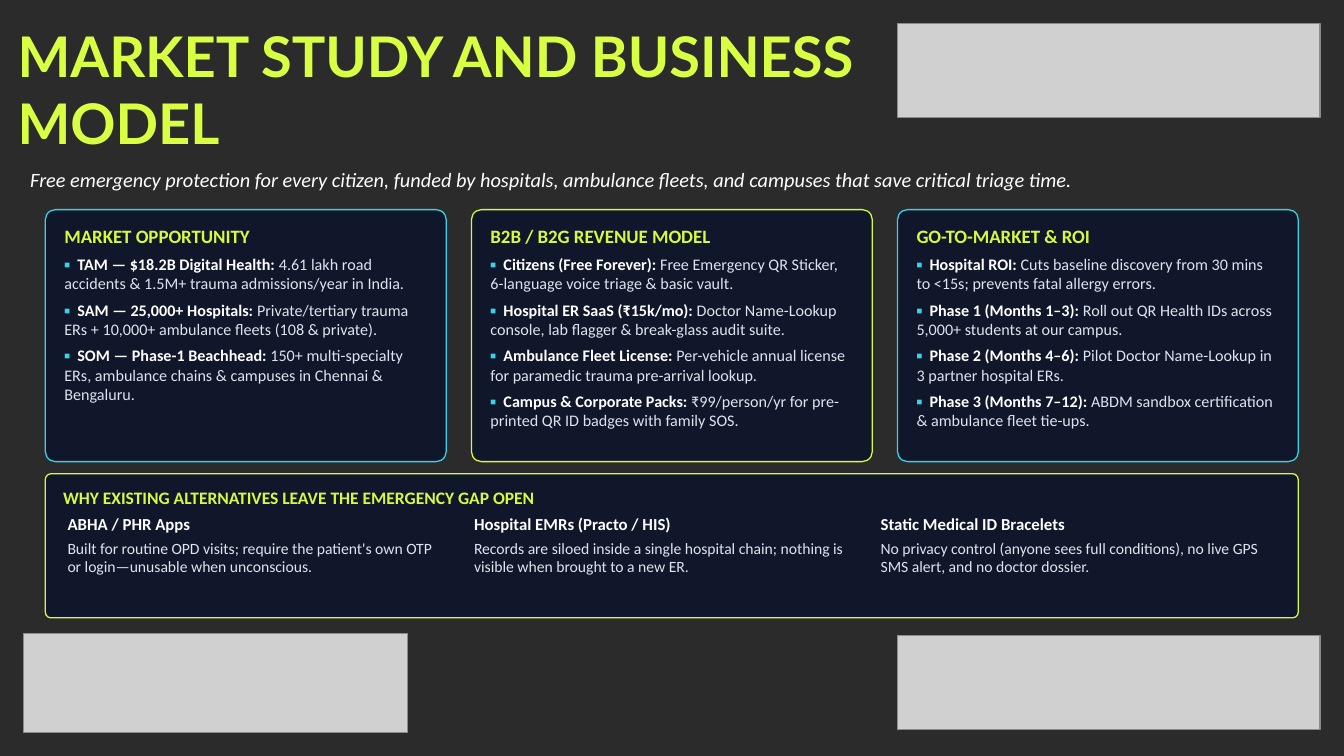
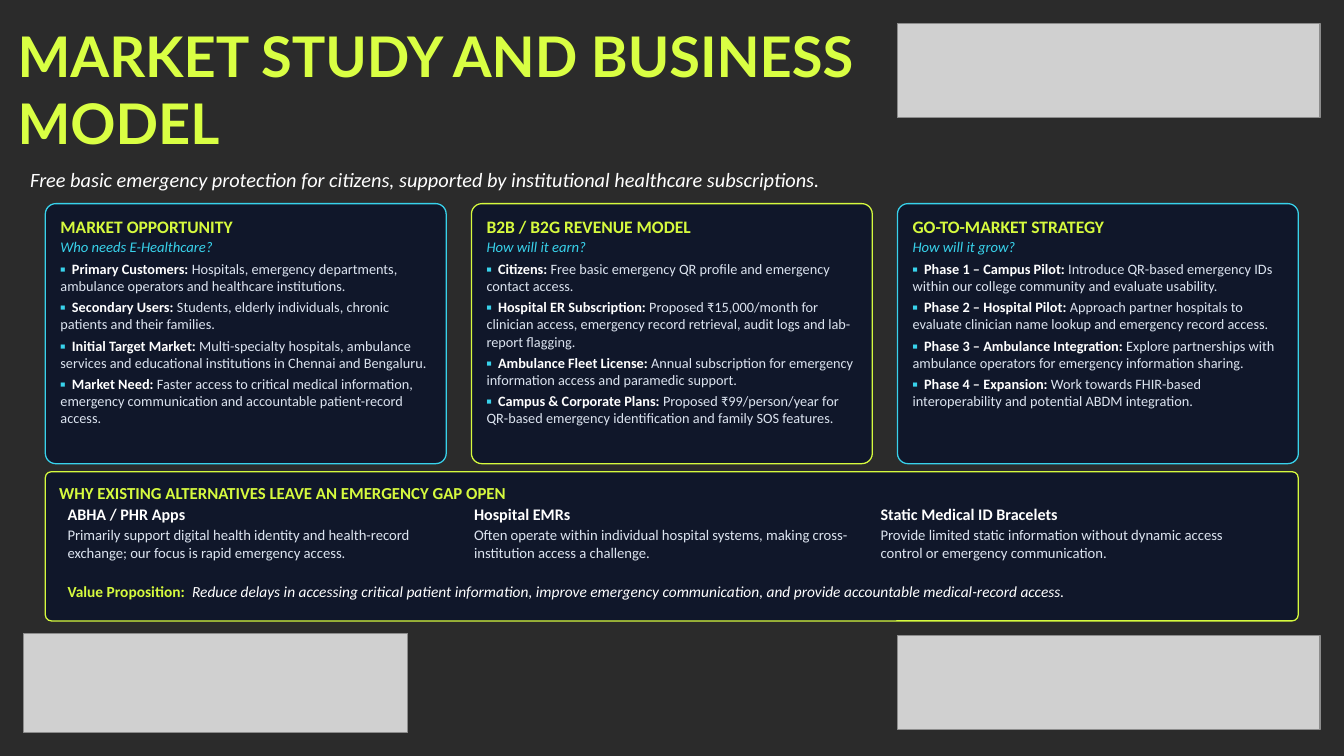
Before and after one commit to yogeshwaran2344/e-healthcare, a slide deck: slide 6 of Khacks_4.0_Proxy_Submission.pptx. Drawn at 1344x756 pixels with LibreOffice and Linux fonts; fonts in the diff are those of the drawing; grey boxes stand for pictures; background and template pictures are left out; a plain dark background stands for a picture behind light text. Boxes give left, top, right and bottom in pixels: in the first picture for what was removed or moved away, otherwise in the second. Text is boxed around its words. In the diff, an @@ line names an element or a change of style, - is before the commit and + after.

Commit message:
feat(hackathon): update Slide 6 with credible market study, revenue model, GTM, and value proposition

```diff
--- a/Khacks_4.0_Proxy_Submission.pptx
+++ b/Khacks_4.0_Proxy_Submission.pptx
@@ text at (30,173,819,191): text changed @@
-Free emergency protection for every citizen, funded by hospitals, ambulance fleets, and campuses that save critical triage time.
+Free basic emergency protection for citizens, supported by institutional healthcare subscriptions.
@@ rounded rectangle "MARKET OPPORTUNITY": place and size @@
-rounded rectangle "MARKET OPPORTUNITY" at (45,210,447,462)
+rounded rectangle "MARKET OPPORTUNITY" at (45,204,447,464)
@@ rounded rectangle "B2B / B2G REVENUE MODEL": place and size @@
-rounded rectangle "B2B / B2G REVENUE MODEL" at (472,210,873,462)
+rounded rectangle "B2B / B2G REVENUE MODEL" at (472,204,873,464)
@@ rounded rectangle "GO-TO-MARKET STRATEGY": place and size @@
-rounded rectangle "GO-TO-MARKET STRATEGY" at (897,210,1299,462)
+rounded rectangle "GO-TO-MARKET STRATEGY" at (897,204,1299,464)
@@ text in rounded rectangle at (60,221,233,233): size 13.5 to 12.5 pt in "MARKET OPPORTUNITY" @@
@@ text in rounded rectangle at (487,221,691,233): size 13.5 to 12.5 pt in "B2B / B2G REVENUE MODEL" @@
@@ text in rounded rectangle at (913,221,1275,409): text changed; size 11.5 to 10.2 pt @@
-GO-TO-MARKET & ROI
-▪ Hospital ROI: Cuts baseline discovery from 30 mins to <15s; prevents fatal allergy errors.
-▪ Phase 1 (Months 1–3): Roll out QR Health IDs across 5,000+ students at our campus.
-▪ Phase 2 (Months 4–6): Pilot Doctor Name-Lookup in 3 partner hospital ERs.
-▪ Phase 3 (Months 7–12): ABDM sandbox certification & ambulance fleet tie-ups.
+GO-TO-MARKET STRATEGY
+How will it grow?
+▪ Phase 1 – Campus Pilot: Introduce QR-based emergency IDs within our college community and evaluate usability.
+▪ Phase 2 – Hospital Pilot: Approach partner hospitals to evaluate clinician name lookup and emergency record access.
+▪ Phase 3 – Ambulance Integration: Explore partnerships with ambulance operators for emergency information sharing.
+▪ Phase 4 – Expansion: Work towards FHIR-based interoperability and potential ABDM integration.
@@ text in rounded rectangle at (60,242,427,423): text changed; size 11.5 to 10.2 pt @@
-▪ TAM — $18.2B Digital Health: 4.61 lakh road accidents & 1.5M+ trauma admissions/year in India.
-▪ SAM — 25,000+ Hospitals: Private/tertiary trauma ERs + 10,000+ ambulance fleets (108 & private).
-▪ SOM — Phase-1 Beachhead: 150+ multi-specialty ERs, ambulance chains & campuses in Chennai & Bengaluru.
+Who needs E-Healthcare?
+▪ Primary Customers: Hospitals, emergency departments, ambulance operators and healthcare institutions.
+▪ Secondary Users: Students, elderly individuals, chronic patients and their families.
+▪ Initial Target Market: Multi-specialty hospitals, ambulance services and educational institutions in Chennai and Bengaluru.
+▪ Market Need: Faster access to critical medical information, emergency communication and accountable patient-record access.
@@ text in rounded rectangle at (487,242,853,426): text changed; size 11.5 to 10.2 pt @@
-▪ Citizens (Free Forever): Free Emergency QR Sticker, 6-language voice triage & basic vault.
-▪ Hospital ER SaaS (₹15k/mo): Doctor Name-Lookup console, lab flagger & break-glass audit suite.
-▪ Ambulance Fleet License: Per-vehicle annual license for paramedic trauma pre-arrival lookup.
-▪ Campus & Corporate Packs: ₹99/person/yr for pre-printed QR ID badges with family SOS.
+How will it earn?
+▪ Citizens: Free basic emergency QR profile and emergency contact access.
+▪ Hospital ER Subscription: Proposed ₹15,000/month for clinician access, emergency record retrieval, audit logs and lab-report flagging.
+▪ Ambulance Fleet License: Annual subscription for emergency information access and paramedic support.
+▪ Campus & Corporate Plans: Proposed ₹99/person/year for QR-based emergency identification and family SOS features.
@@ text in rounded rectangle at (59,488,506,499): text changed; size 12.5 to 12 pt @@
-WHY EXISTING ALTERNATIVES LEAVE THE EMERGENCY GAP OPEN
+WHY EXISTING ALTERNATIVES LEAVE AN EMERGENCY GAP OPEN
@@ text "ABHA / PHR Apps": place and size @@
-text "ABHA / PHR Apps" at (68,519,432,575)
+text "ABHA / PHR Apps" at (68,509,410,561)
@@ text at (68,509,185,523): size 12 to 11.5 pt in "ABHA / PHR Apps" @@
@@ text at (474,508,848,561): text changed; size 11.2 to 10.5 pt @@
-Hospital EMRs (Practo / HIS)
-Records are siloed inside a single hospital chain; nothing is visible when brought to a new ER.
+Hospital EMRs
+Often operate within individual hospital systems, making cross-institution access a challenge.
@@ text "Static Medical ID Bracelets": place and size @@
-text "Static Medical ID Bracelets" at (881,518,1258,574)
+text "Static Medical ID Bracelets" at (881,508,1223,561)
@@ text at (881,508,1057,520): size 12 to 11.5 pt in "Static Medical ID Bracelets" @@
@@ text at (68,529,410,561): text changed; size 11.2 to 10.5 pt @@
-Built for routine OPD visits; require the patient's own OTP or login—unusable when unconscious.
+Primarily support digital health identity and health-record exchange; our focus is rapid emergency access.
@@ text at (881,529,1223,561): text changed; size 11.2 to 10.5 pt @@
-No privacy control (anyone sees full conditions), no live GPS SMS alert, and no doctor dossier.
+Provide limited static information without dynamic access control or emergency communication.
@@ text added at (68,586,1065,600), 11 pt, text #FFFFFF, italic @@
+Value Proposition: Reduce delays in accessing critical patient information, improve emergency communication, and provide accountable medical-record access.
```
Also in this commit, not shown: 1 other file.
